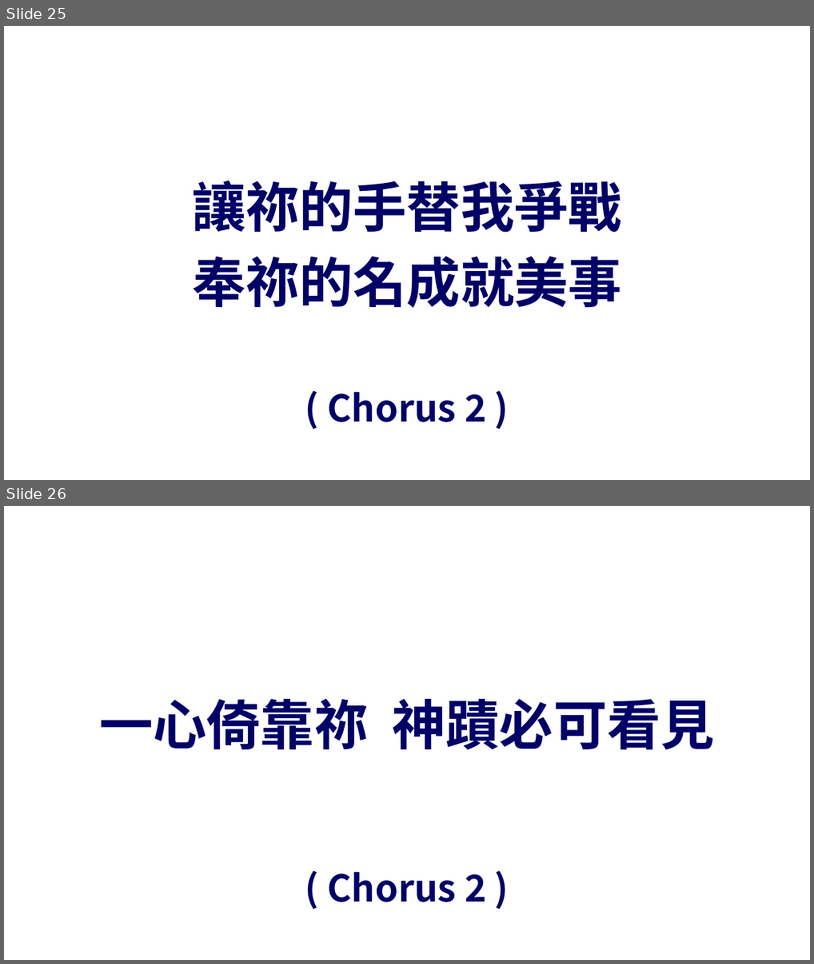
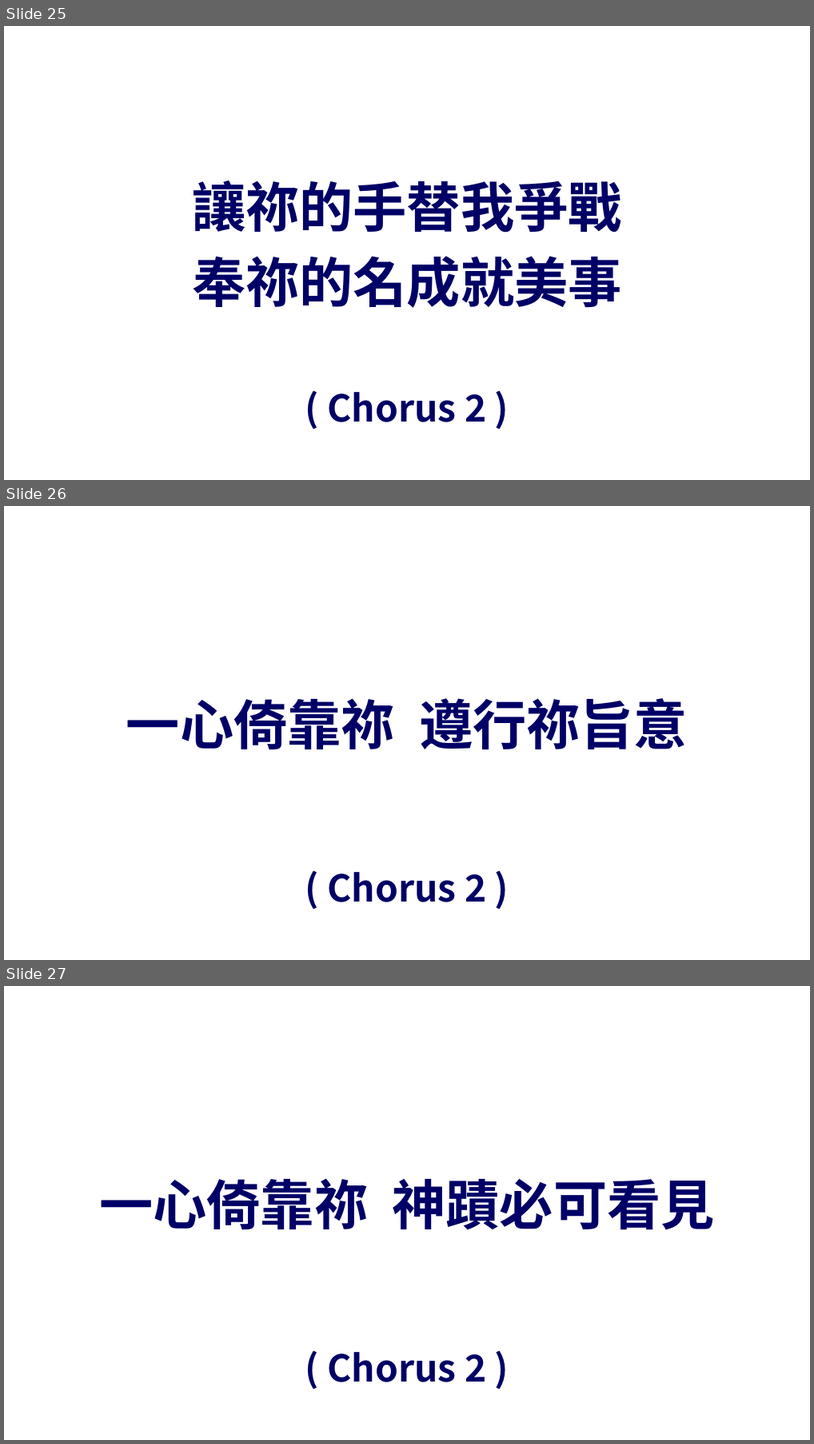
Before and after one commit to batisuoc/prayermeeting, a slide deck: 2022/3月/10-03-2022.pptx. Shown one above the other, each under a label of ours: slides 25 and 26 before the commit, slides 25, 26 and 27 after it. The pictures are 814x964 and 814x1444 pixels, drawn with LibreOffice and Linux fonts; fonts in the diff are those of the drawing; background and template pictures are left out. Boxes give left, top, right and bottom in pixels: in the first picture for what was removed or moved away, otherwise in the second. Text is boxed around its words. In the diff, an @@ line names an element or a change of style, - is before the commit and + after.

Commit message:
Update & Add new ppts.

```diff
--- a/2022/3月/10-03-2022.pptx
+++ b/2022/3月/10-03-2022.pptx
@@ slide 26 added at box(4, 506, 810, 960), background picture (left out) @@
@@ text added at box(126, 698, 688, 749), 64 pt, text #000066, bold @@
+一心倚靠祢 遵行祢旨意
@@ text added at box(327, 872, 486, 902), 44 pt, text #000066, bold @@
+( Chorus 2 )
@@ what was slide 26 is now slide 27 @@
```
Also in this commit, not shown: 8 other files.
